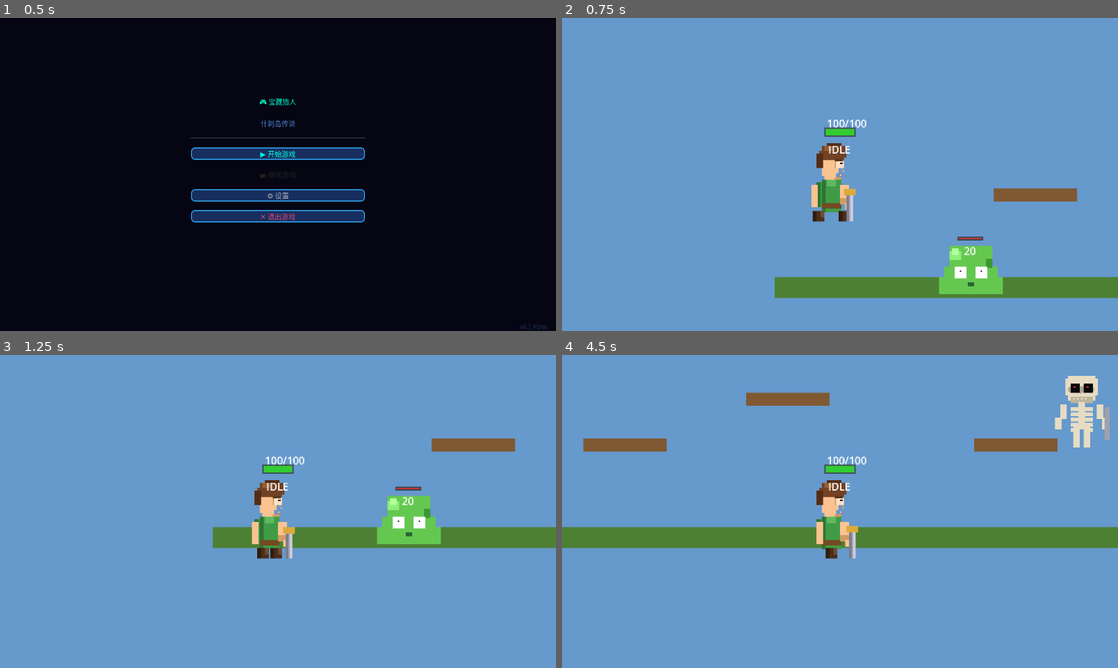
Above: before the commit, frames 1-4 (two rows, left to right).
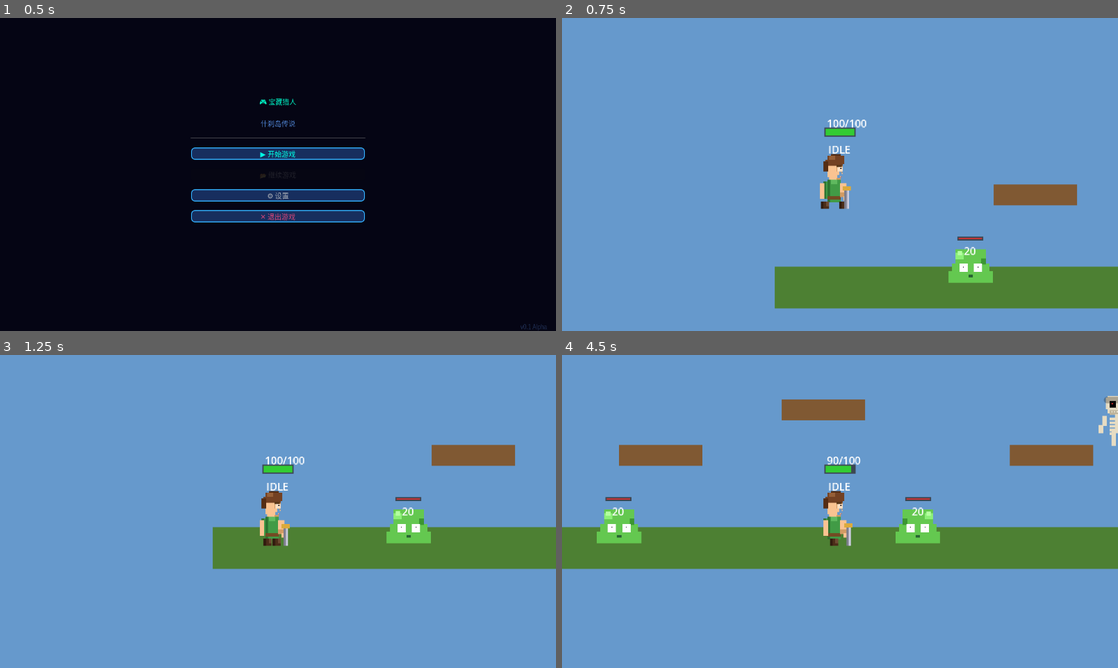
Above: after the commit, the same moments.

Repository: wenzy-tech/godot-adventure
Game: Godot game, scene res://Levels/TitleScreen.tscn
Same seed, same stepped clock (60 frames per second), same inputs: the game is played once before the commit and once after it.
Inputs:
- Up to frame 1 (0.5 s): no input
- Up to frame 2 (0.75 s): click "▶ 开始游戏" at 0.5 s
- Up to frame 3 (1.25 s): no input
- Up to frame 4 (4.5 s): tap Enter at 1.25 s; hold D 1.28-2.78 s; tap J at 1.35, 2.85, 4.35 s; tap W at 1.52, 2.27, 3.77 s; tap Shift at 2.1, 3.6 s; hold A 2.78-3.53 s; hold D from 3.53 s (still down)

Frame 1 is identical in both runs. In frame 2, 6.6% of the frame differs, in the area x 38-100%, y 40-93%; in frame 3, 7.2%; in frame 4, 15%, in the area x 0-100%, y 6-69%.

Commit message:
Reduce character scale to 35% and thicken environment
- All characters/enemies: scale 0.5 -> 0.35 (30% smaller)
- Ground: thickness 32 -> 64 px
- Platforms: thickness 20 -> 32 px, width 128 -> 192 px

Diff:
--- a/Enemies/Archer.tscn
+++ b/Enemies/Archer.tscn
@@ -66,7 +66,7 @@
 position = Vector2(0, -16)
 texture = ExtResource(2)
 hframes = 4
-scale = Vector2(0.5, 0.5)
+scale = Vector2(0.35, 0.35)
 
 [node name="HealthBar" type="ProgressBar" parent="."]
 offset_left = -18.0
--- a/Enemies/BossWatcher.tscn
+++ b/Enemies/BossWatcher.tscn
@@ -66,7 +66,7 @@
 position = Vector2(0, -32)
 texture = ExtResource(2)
 hframes = 4
-scale = Vector2(0.5, 0.5)
+scale = Vector2(0.35, 0.35)
 
 [node name="HealthBarBG" type="ColorRect" parent="."]
 offset_left = -60.0
--- a/Enemies/Crab.tscn
+++ b/Enemies/Crab.tscn
@@ -50,7 +50,7 @@
 position = Vector2(0, -8)
 texture = ExtResource(2)
 hframes = 4
-scale = Vector2(0.5, 0.5)
+scale = Vector2(0.35, 0.35)
 
 [node name="HealthBar" type="ProgressBar" parent="."]
 offset_left = -25.0
--- a/Enemies/Skeleton.tscn
+++ b/Enemies/Skeleton.tscn
@@ -66,7 +66,7 @@
 position = Vector2(0, -16)
 texture = ExtResource(2)
 hframes = 4
-scale = Vector2(0.5, 0.5)
+scale = Vector2(0.35, 0.35)
 
 [node name="HealthBar" type="ProgressBar" parent="."]
 offset_left = -20.0
--- a/Enemies/Slime.tscn
+++ b/Enemies/Slime.tscn
@@ -54,7 +54,7 @@
 position = Vector2(0, -8)
 texture = ExtResource(2)
 hframes = 4
-scale = Vector2(0.5, 0.5)
+scale = Vector2(0.35, 0.35)
 
 [node name="HealthBarBG" type="ColorRect" parent="."]
 offset_left = -20.0
--- a/Levels/Level1.tscn
+++ b/Levels/Level1.tscn
@@ -7,10 +7,10 @@
 [ext_resource path="res://Enemies/BossWatcher.tscn" type="PackedScene" id=5]
 
 [sub_resource type="RectangleShape2D" id="Ground_shape"]
-size = Vector2(3000, 32)
+size = Vector2(3000, 64)
 
 [sub_resource type="RectangleShape2D" id="Platform_shape"]
-size = Vector2(128, 20)
+size = Vector2(192, 32)
 
 [node name="Level1" type="Node2D"]
 
@@ -30,9 +30,9 @@
 
 [node name="Sprite" type="ColorRect" parent="Ground"]
 offset_left = -1500.0
-offset_top = -16.0
+offset_top = -32.0
 offset_right = 1500.0
-offset_bottom = 16.0
+offset_bottom = 32.0
 color = Color(0.3, 0.5, 0.2, 1)
 
 [node name="Platform1" type="StaticBody2D" parent="."]
@@ -44,9 +44,9 @@
 
 [node name="Sprite" type="ColorRect" parent="Platform1"]
 offset_left = -64.0
-offset_top = -10.0
+offset_top = -16.0
 offset_right = 64.0
-offset_bottom = 10.0
+offset_bottom = 16.0
 color = Color(0.5, 0.35, 0.2, 1)
 
 [node name="Platform2" type="StaticBody2D" parent="."]
@@ -58,9 +58,9 @@
 
 [node name="Sprite" type="ColorRect" parent="Platform2"]
 offset_left = -64.0
-offset_top = -10.0
+offset_top = -16.0
 offset_right = 64.0
-offset_bottom = 10.0
+offset_bottom = 16.0
 color = Color(0.5, 0.35, 0.2, 1)
 
 [node name="Platform3" type="StaticBody2D" parent="."]
@@ -72,9 +72,9 @@
 
 [node name="Sprite" type="ColorRect" parent="Platform3"]
 offset_left = -64.0
-offset_top = -10.0
+offset_top = -16.0
 offset_right = 64.0
-offset_bottom = 10.0
+offset_bottom = 16.0
 color = Color(0.5, 0.35, 0.2, 1)
 
 [node name="Platform4" type="StaticBody2D" parent="."]
@@ -86,9 +86,9 @@
 
 [node name="Sprite" type="ColorRect" parent="Platform4"]
 offset_left = -64.0
-offset_top = -10.0
+offset_top = -16.0
 offset_right = 64.0
-offset_bottom = 10.0
+offset_bottom = 16.0
 color = Color(0.5, 0.35, 0.2, 1)
 
 [node name="Checkpoint" type="Marker2D" parent="."]
@@ -104,9 +104,9 @@
 
 [node name="Sprite" type="ColorRect" parent="Platform5"]
 offset_left = -64.0
-offset_top = -10.0
+offset_top = -16.0
 offset_right = 64.0
-offset_bottom = 10.0
+offset_bottom = 16.0
 color = Color(0.5, 0.35, 0.2, 1)
 
 [node name="Platform6" type="StaticBody2D" parent="."]
@@ -118,9 +118,9 @@
 
 [node name="Sprite" type="ColorRect" parent="Platform6"]
 offset_left = -64.0
-offset_top = -10.0
+offset_top = -16.0
 offset_right = 64.0
-offset_bottom = 10.0
+offset_bottom = 16.0
 color = Color(0.5, 0.35, 0.2, 1)
 
 [node name="BossArena" type="StaticBody2D" parent="."]
@@ -131,9 +131,9 @@
 
 [node name="Sprite" type="ColorRect" parent="BossArena"]
 offset_left = -300.0
-offset_top = -16.0
+offset_top = -32.0
 offset_right = 300.0
-offset_bottom = 16.0
+offset_bottom = 32.0
 color = Color(0.5, 0.1, 0.1, 1)
 
 [node name="BossDoor" type="ColorRect" parent="BossArena"]
--- a/Player/Player.tscn
+++ b/Player/Player.tscn
@@ -126,7 +126,7 @@
 position = Vector2(0, 8)
 texture = ExtResource(2)
 hframes = 4
-scale = Vector2(0.5, 0.5)
+scale = Vector2(0.35, 0.35)
 
 [node name="AnimationPlayer" type="AnimationPlayer" parent="."]
 libraries = {
Binary file changed: Resources/sprites/kenney/platformer_tiles.png
Not shown, added: Resources/sprites/kenney/platformer_check.html
